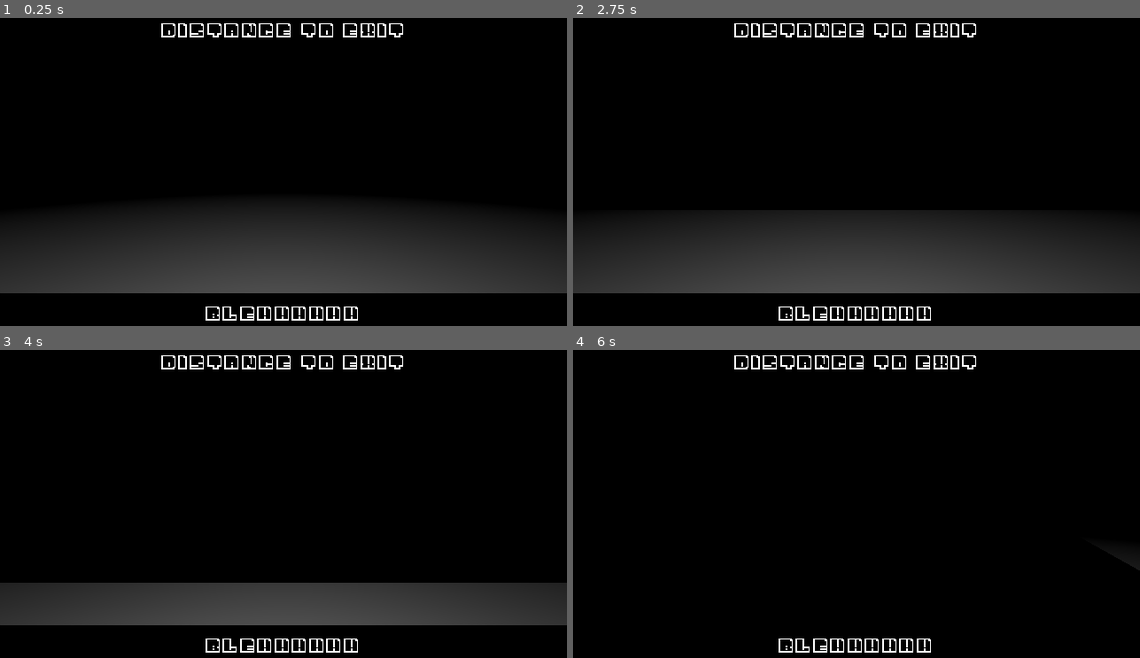
Above: before the commit, frames 1-4 (two rows, left to right).
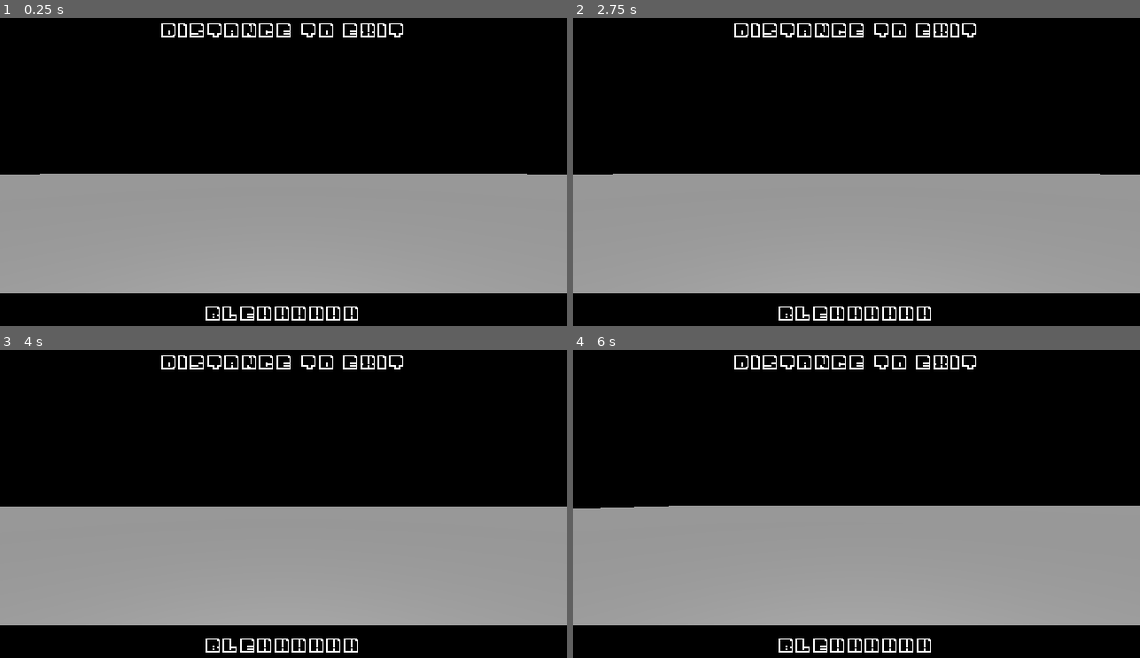
Above: after the commit, the same moments.

Repository: CasBogart/MINOTAUR
Game: Godot game, scene res://global/test3d.tscn
Same seed, same stepped clock (60 frames per second), same inputs: the game is played once before the commit and once after it. This scene is started directly instead of the project's main scene.
Inputs:
- Up to frame 1 (0.25 s): no input
- Up to frame 2 (2.75 s): tap Enter at 0.5, 2 s; hold Shift (run) 0.53-1.28 s; hold W (move_up) from 0.53 s (still down); tap Space (lantern_interact) at 1.25, 1.35 s; tap Shift (run) at 1.55 s; hold Shift (run) from 2.03 s (still down)
- Up to frame 3 (4 s): keep holding W (move_up); tap Space (lantern_interact) at 2.75, 3.6 s; release Shift (run) at 2.78 s; tap Shift (run) at 2.85 s; tap Enter at 3.5 s; hold Shift (run) from 3.53 s (still down)
- Up to frame 4 (6 s): release Shift (run) at 4.28 s; tap Shift (run) at 4.35 s; tap Space (lantern_interact) at 5, 5.85 s; hold Shift (run) 5.03-5.78 s; release W (move_up) at 5.78 s; hold D (move_right) from 5.78 s (still down)

The runs differ from the first frame. In frame 1, 39% of the frame differs, in the area x 0-100%, y 50-90%; in frame 2, 39%; in frame 3, 39%; in frame 4, 39%.

Commit message:
idkkkkkkkkk

Diff:
--- a/common/aster3D/aster3D.tscn
+++ b/common/aster3D/aster3D.tscn
@@ -10,6 +10,7 @@
 [sub_resource type="CapsuleShape3D" id="CapsuleShape3D_tn6x7"]
 
 [node name="Aster3d" type="CharacterBody3D" unique_id=1607059063]
+collision_mask = 4
 script = ExtResource("1_tn6x7")
 
 [node name="CollisionShape3D" type="CollisionShape3D" parent="." unique_id=366718517]
--- a/common/aster3D/aster_3d.gd
+++ b/common/aster3D/aster_3d.gd
@@ -25,3 +25,9 @@
 			lantern.omni_range = 0.0
 		elif Input.is_action_just_released("lantern_interact") and not lantern.omni_range == 10.0:
 			lantern.omni_range = 10.0
+
+func player_escape():
+	pass
+
+func lose():
+	pass
--- a/common/mino3d/mino3d.gd
+++ b/common/mino3d/mino3d.gd
@@ -28,7 +28,7 @@
 
 func _physics_process(delta: float) -> void:
 	state_machine.process_physics(delta)
-	#raycast.target_position = (get_tree().get_first_node_in_group("minotarget").position - self.position)
+	raycast.target_position = (get_tree().get_first_node_in_group("minotarget").position - self.position)
 	move_and_slide()
 
 func _unhandled_input(event: InputEvent) -> void:
@@ -45,12 +45,12 @@
 
 func _on_follow_timer_timeout() -> void:
 	if Flags.player_run_state:
-		nav_agent.target_position = get_tree().get_first_node_in_group("minotarget").position
+		nav_agent.target_position = get_tree().get_first_node_in_group("minotarget").global_position
 
 func player_follow_3D(pos: Vector3):
 	follow_timer.start()
 	if not state_machine.current_state == PursueState and not state_machine.current_state == FollowState:
 		state_machine.change_state(FollowState)
-	nav_agent.target_position = pos
+	nav_agent.target_position = Vector3(pos.x, 0, pos.z) - self.position
 
 # still need gameover
--- a/common/mino3d/mino3d.tscn
+++ b/common/mino3d/mino3d.tscn
@@ -15,7 +15,7 @@
 [node name="mino" unique_id=1224381015 instance=ExtResource("1_ipmei")]
 transform = Transform3D(100, 0, 0, 0, 100, 0, 0, 0, 100, 0, 0, 0)
 
-[node name="Skeleton3D" parent="Armature" parent_id_path=PackedInt32Array(2050846268) index="0" unique_id=307459624]
+[node name="Skeleton3D" parent="Armature" parent_id_path=PackedInt32Array(588347675) index="0" unique_id=1828249607]
 bones/0/position = Vector3(5.2505173e-05, -0.0116227865, -1.9836203)
 bones/0/rotation = Quaternion(-0.57240003, -0.027749863, 0.029620677, 0.81896937)
 bones/1/rotation = Quaternion(0.08321085, 0.44193473, 0.8930172, -0.017027821)
@@ -38,7 +38,7 @@
 bones/22/rotation = Quaternion(0.07079255, 0.19978869, -0.3935066, 0.8945533)
 bones/23/rotation = Quaternion(0.025446737, 0.00011321483, -0.35554367, 0.9343133)
 
-[node name="minomodel" parent="Armature/Skeleton3D" index="0" unique_id=1512867746]
+[node name="minomodel" parent="Armature/Skeleton3D" index="0" unique_id=1922504385]
 surface_material_override/0 = SubResource("StandardMaterial3D_5vwer")
 
 [node name="StateMachine" type="Node" parent="." index="2" unique_id=646827052 node_paths=PackedStringArray("INITIAL_STATE")]
@@ -46,24 +46,36 @@
 INITIAL_STATE = NodePath("MinoIdle3D")
 metadata/_custom_type_script = "uid://bmy4fljjiwts2"
 
-[node name="MinoIdle3D" type="Node" parent="StateMachine" index="0" unique_id=593236993 node_paths=PackedStringArray("SearchState")]
+[node name="MinoIdle3D" type="Node" parent="StateMachine" index="0" unique_id=593236993 node_paths=PackedStringArray("SearchState", "PursueState", "FollowState")]
 script = ExtResource("4_107i7")
 SearchState = NodePath("../MinoSearch3D")
+PursueState = NodePath("../MinoPursue3D")
+FollowState = NodePath("../MinoFollow3D")
 metadata/_custom_type_script = "uid://di3dueafs3utu"
 
-[node name="MinoFollow3D" type="Node" parent="StateMachine" index="1" unique_id=50757397]
+[node name="MinoFollow3D" type="Node" parent="StateMachine" index="1" unique_id=50757397 node_paths=PackedStringArray("SearchState", "PursueState", "IdleState")]
 script = ExtResource("5_5vwer")
+SearchState = NodePath("../MinoSearch3D")
+PursueState = NodePath("../MinoPursue3D")
+IdleState = NodePath("../MinoIdle3D")
 metadata/_custom_type_script = "uid://b0h2k0e2o3w0f"
 
-[node name="MinoPursue3D" type="Node" parent="StateMachine" index="2" unique_id=1338381383]
+[node name="MinoPursue3D" type="Node" parent="StateMachine" index="2" unique_id=1338381383 node_paths=PackedStringArray("SearchState", "IdleState", "FollowState")]
 script = ExtResource("6_wlolp")
+SearchState = NodePath("../MinoSearch3D")
+IdleState = NodePath("../MinoIdle3D")
+FollowState = NodePath("../MinoFollow3D")
 metadata/_custom_type_script = "uid://ckeco28pf1a1a"
 
-[node name="MinoSearch3D" type="Node" parent="StateMachine" index="3" unique_id=1626752908]
+[node name="MinoSearch3D" type="Node" parent="StateMachine" index="3" unique_id=1626752908 node_paths=PackedStringArray("IdleState", "PursueState", "FollowState")]
 script = ExtResource("6_5vwer")
+IdleState = NodePath("../MinoIdle3D")
+PursueState = NodePath("../MinoPursue3D")
+FollowState = NodePath("../MinoFollow3D")
 metadata/_custom_type_script = "uid://if138mqytby0"
 
 [node name="IdleTimer" type="Timer" parent="StateMachine" index="4" unique_id=1482463276]
+one_shot = true
 
 [node name="FollowTimer" type="Timer" parent="StateMachine" index="5" unique_id=1860648953]
 wait_time = 0.5
--- a/common/mino3d/minotaurScene3D.tscn
+++ b/common/mino3d/minotaurScene3D.tscn
@@ -7,14 +7,17 @@
 
 [sub_resource type="BoxShape3D" id="BoxShape3D_woe1u"]
 
-[node name="MinotaurScene3d" type="CharacterBody3D" unique_id=560275607]
+[node name="MinotaurScene3d" type="CharacterBody3D" unique_id=560275607 node_paths=PackedStringArray("PursueState", "FollowState")]
 collision_layer = 8
 collision_mask = 5
 script = ExtResource("1_woe1u")
+PursueState = NodePath("mino/StateMachine/MinoPursue3D")
+FollowState = NodePath("mino/StateMachine/MinoFollow3D")
 
 [node name="CollisionShape3D" type="CollisionShape3D" parent="." unique_id=1778451585]
 transform = Transform3D(2, 0, 0, 0, 2, 0, 0, 0, 2, 0, 2.1658132, 0)
 shape = SubResource("CapsuleShape3D_woe1u")
+disabled = true
 
 [node name="mino" parent="." unique_id=997227101 instance=ExtResource("2_he2e2")]
 
@@ -33,6 +36,7 @@
 [node name="CollisionShape3D" type="CollisionShape3D" parent="Area3D" unique_id=1393122268]
 shape = SubResource("BoxShape3D_woe1u")
 
+[connection signal="timeout" from="mino/StateMachine/FollowTimer" to="." method="_on_follow_timer_timeout"]
 [connection signal="timeout" from="SearchTimer" to="." method="_on_search_timer_timeout"]
 [connection signal="timeout" from="DistractTimer" to="." method="_on_distract_timer_timeout"]
 
--- a/global/test3d.tscn
+++ b/global/test3d.tscn
@@ -1,6 +1,10 @@
 [gd_scene format=3 uid="uid://br7txykolh0e5"]
 
 [ext_resource type="Script" uid="uid://cd6uh2qtwplwh" path="res://global/test_3d.gd" id="1_32e46"]
+
+[sub_resource type="NavigationMesh" id="NavigationMesh_32e46"]
+vertices = PackedVector3Array(-49.5, 0.5, -49.5, -49.5, 0.5, 49.5, 49.5, 0.5, 49.5, 49.5, 0.5, -49.5)
+polygons = [PackedInt32Array(3, 2, 0), PackedInt32Array(0, 2, 1)]
 
 [sub_resource type="PlaneMesh" id="PlaneMesh_po7fa"]
 
@@ -10,11 +14,18 @@
 [node name="Test3d" type="Node3D" unique_id=1128632032]
 script = ExtResource("1_32e46")
 
+[node name="NavigationRegion3D" type="NavigationRegion3D" parent="." unique_id=355057793]
+navigation_mesh = SubResource("NavigationMesh_32e46")
+
+[node name="MeshInstance3D" type="MeshInstance3D" parent="NavigationRegion3D" unique_id=17073358]
+transform = Transform3D(50, 0, 0, 0, 50, 0, 0, 0, 50, 0, 0, 0)
+mesh = SubResource("PlaneMesh_po7fa")
+
 [node name="Area3D" type="Area3D" parent="." unique_id=1246465514]
-transform = Transform3D(10, 0, 0, 0, 10, 0, 0, 0, 10, 0, 0, 0)
-
-[node name="MeshInstance3D" type="MeshInstance3D" parent="Area3D" unique_id=17073358]
-mesh = SubResource("PlaneMesh_po7fa")
+transform = Transform3D(50, 0, 0, 0, 50, 0, 0, 0, 50, 0, 0, 0)
 
 [node name="CollisionShape3D" type="CollisionShape3D" parent="Area3D" unique_id=2004312077]
 shape = SubResource("ConcavePolygonShape3D_32e46")
+
+[node name="DirectionalLight3D" type="DirectionalLight3D" parent="." unique_id=1899438725]
+transform = Transform3D(1, 0, 0, 0, 0.01654503, 0.99986315, 0, -0.99986315, 0.01654503, 0, 3.6788216, 0)
--- a/global/test_3d.gd
+++ b/global/test_3d.gd
@@ -1,13 +1,14 @@
 extends Node3D
 
 var aster3D = preload("res://common/aster3D/aster3D.tscn")
+var mino3D = preload("res://common/mino3d/minotaurScene3D.tscn")
 
 func inst(pos: Vector3, object: Resource, rot = 0):
 	var instance = object.instantiate()
-	# no clue why this is half throwing an error??
 	instance.set_global_position.call_deferred(pos)
 	instance.set_global_rotation.call_deferred(rot)
 	add_child(instance)
 
 func _ready():
 	inst(Vector3(0, 0, 0), aster3D, Vector3(0, 0, 0))
+	inst(Vector3(0, 0, 20), mino3D, Vector3(0, 0, 0))
--- a/src/statemachine/mino3dstate/minoFollow3D.gd
+++ b/src/statemachine/mino3dstate/minoFollow3D.gd
@@ -5,7 +5,7 @@
 @export var IdleState: State
 
 @onready var follow_timer: Timer = $"../FollowTimer"
-var run_speed: int = 1300
+var run_speed: int = 5000
 
 func enter():
 	parent.anim_player.play("follow")
@@ -19,8 +19,9 @@
 func process_physics(delta) -> State:
 	if not parent.nav_agent.is_navigation_finished():
 		var nav_point_direction = parent.to_local(parent.nav_agent.get_next_path_position()).normalized()
-		parent.velocity.x = nav_point_direction.x * run_speed * delta
-		parent.velocity.z = nav_point_direction.y * run_speed * delta
+		parent.velocity.x = -nav_point_direction.x * run_speed * delta
+		parent.velocity.z = -nav_point_direction.y * run_speed * delta
+		parent.rotation.y = rotate_toward(parent.rotation.y, Vector2(nav_point_direction.y, nav_point_direction.x).angle(), 5 * delta)
 	elif parent.nav_agent.is_navigation_finished():
 		return IdleState
 
--- a/src/statemachine/mino3dstate/minoIdle3D.gd
+++ b/src/statemachine/mino3dstate/minoIdle3D.gd
@@ -9,7 +9,7 @@
 func enter():
 	parent.velocity = Vector3(0, 0, 0)
 	parent.anim_player.play("idle")
-	idle_timer.start(1)
+	idle_timer.start(3.5)
 
 func exit():
 	pass
--- a/src/statemachine/mino3dstate/minoSearch3D.gd
+++ b/src/statemachine/mino3dstate/minoSearch3D.gd
@@ -4,13 +4,15 @@
 @export var PursueState: State
 @export var FollowState: State
 
-var search_speed: int = 800 + (Flags.level * 150)
+var search_speed: int = 120
 
 func enter():
 	parent.anim_player.play("search")
-	parent.nav_agent.target_position = get_tree().get_first_node_in_group("minotarget").position
-	parent.nav_agent.target_position.x += randi_range(-50, 50)
-	parent.nav_agent.target_position.z += randi_range(-50, 50)
+	parent.nav_agent.target_position = Vector3(get_tree().get_first_node_in_group("minotarget").position.x, 0, get_tree().get_first_node_in_group("minotarget").position.z)
+	print(parent.nav_agent.target_position)
+	parent.nav_agent.target_position.x += randi_range(-2, 2)
+	parent.nav_agent.target_position.z += randi_range(-2, 2)
+	print(parent.nav_agent.target_position)
 
 func exit():
 	pass
@@ -20,9 +22,10 @@
 
 func process_physics(delta) -> State:
 	if not parent.nav_agent.is_navigation_finished():
-		var nav_point_direction = parent.to_local(parent.nav_agent.get_next_path_position()).normalized()
+		var nav_point_direction = parent.nav_agent.get_next_path_position().normalized()
 		parent.velocity.x = nav_point_direction.x * search_speed * delta
 		parent.velocity.z = nav_point_direction.y * search_speed * delta
+		parent.rotation.y = rotate_toward(parent.rotation.y, Vector2(nav_point_direction.y, nav_point_direction.x).angle(), 5 * delta)
 	elif parent.nav_agent.is_navigation_finished():
 		return IdleState
 
--- a/src/statemachine/player3dstate/playerRun3D.gd
+++ b/src/statemachine/player3dstate/playerRun3D.gd
@@ -22,7 +22,7 @@
 			return WalkState
 		parent.velocity.x = input_dir.x * 150 * delta
 		parent.velocity.z = input_dir.y * 150 * delta
-		parent.rotation.y = rotate_toward(parent.rotation.y, Vector2(-input_dir.y, -input_dir.x).angle(), 5 * delta)
+		parent.rotation.y = rotate_toward(parent.rotation.y, Vector2(-input_dir.y, -input_dir.x).angle(), 10 * delta)
 	else:
 		return IdleState
 
--- a/src/statemachine/player3dstate/playerWalk3D.gd
+++ b/src/statemachine/player3dstate/playerWalk3D.gd
@@ -21,7 +21,7 @@
 			return RunState
 		parent.velocity.x = input_dir.x * 100 * delta
 		parent.velocity.z = input_dir.y * 100 * delta
-		parent.rotation.y = rotate_toward(parent.rotation.y, Vector2(-input_dir.y, -input_dir.x).angle(), 5 * delta)
+		parent.rotation.y = rotate_toward(parent.rotation.y, Vector2(-input_dir.y, -input_dir.x).angle(), 10 * delta)
 	else:
 		return IdleState
 
